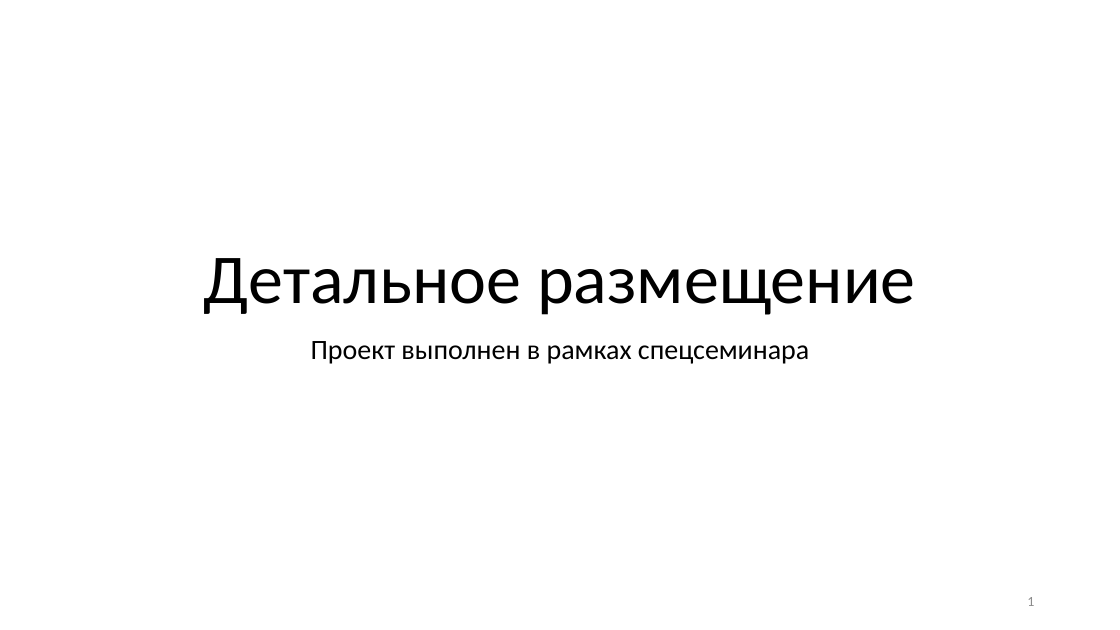
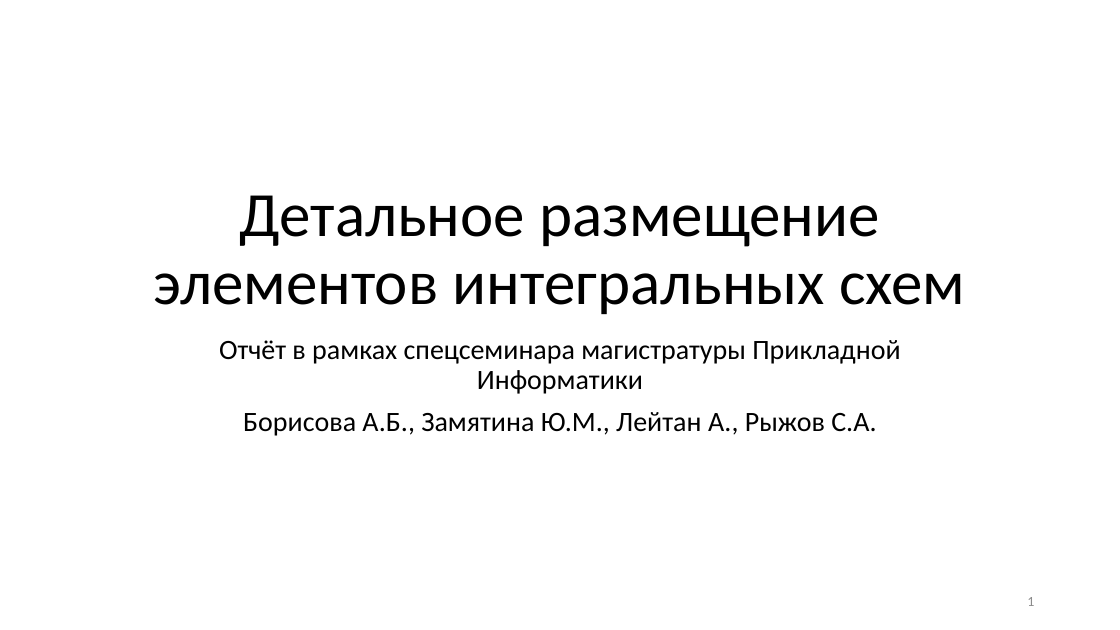
Before and after one commit to SergeyRyzhov/EP, a slide deck: slide 1 of documents/Презентация.pptx. Drawn at 1120x630 pixels with LibreOffice and Linux fonts; fonts in the diff are those of the drawing. Boxes give left, top, right and bottom in pixels: in the first picture for what was removed or moved away, otherwise in the second. Text is boxed around its words. In the diff, an @@ line names an element or a change of style, - is before the commit and + after.

```diff
--- a/documents/Презентация.pptx
+++ b/documents/Презентация.pptx
@@ title at <box>154,195,965,314</box>: text changed; size 60 to 54 pt @@
-Детальное размещение
+Детальное размещение элементов интегральных схем
@@ subtitle at <box>219,340,900,436</box>: text changed @@
-Проект выполнен в рамках спецсеминара
+Отчёт в рамках спецсеминара магистратуры Прикладной Информатики
+Борисова А.Б., Замятина Ю.М., Лейтан А., Рыжов С.А.
```
Also in this commit, not shown: 7 other slides changed, 6 slides added, 2 slides removed, 1 other file.
